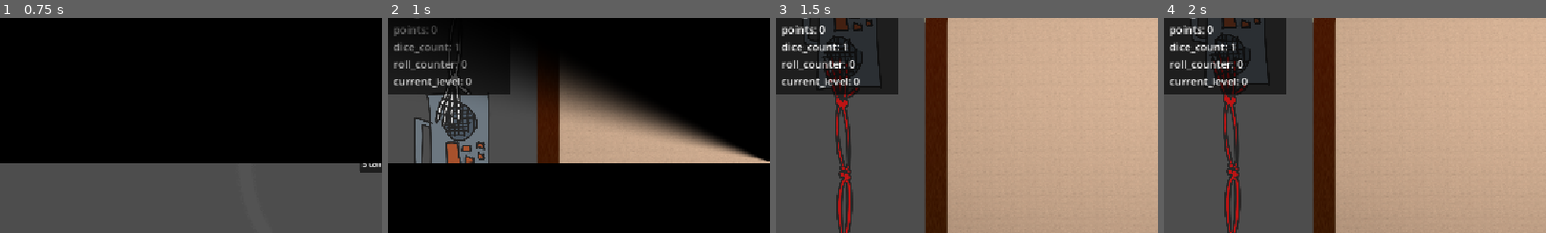
Above: before the commit, frames 1-4 (left to right).
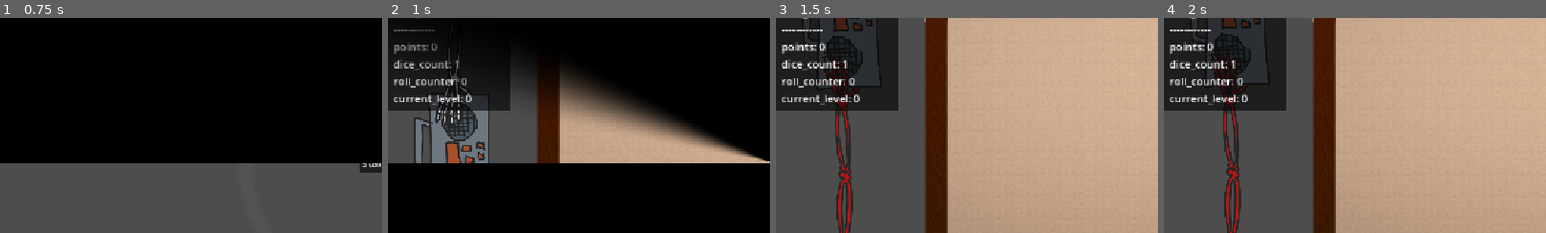
Above: after the commit, the same moments.

Repository: vhoyer/ludum_dare_60
Game: Godot game, scene res://stages/main_menu/main_menu.tscn
Two runs of this game, one before a commit and one after it. Both use one fixed random seed, a clock stepped at 60 frames per second and the inputs below.
Inputs (mouse positions are % of the whole screen's width and height, from its top left):
- Up to frame 1 (0.75 s): click "start! ,)" at 0.5 s
- Up to frame 2 (1 s): no input
- Up to frame 3 (1.5 s): move the mouse to (72, 45) at 1.27 s; hold Right (ui_right) from 1.28 s (still down); tap K at 1.35 s; click (72, 45) at 1.42 s
- Up to frame 4 (2 s): keep holding Right (ui_right)
The pictures show only the part of the screen within x 0-50%, y 16-66%; the shares and areas given below are measured in that part.

Frame 1 is identical in both runs. In frame 2, 3.5% of the frame differs, in the area x 0-32%, y 3-44%; in frame 3, 4.0%; in frame 4, 4.0%.

Commit message:
🧑‍💻 Separate level and save data on debug label

Diff:
--- a/stages/main/debug_label.gd
+++ b/stages/main/debug_label.gd
@@ -6,7 +6,7 @@
 		return
 
 	SaveManager.data.watch(self, ['points', 'current_level', 'roll_counter', 'dice_count'], func():
-		self.text = "\n".join(["""
+		self.text = "\n------------\n".join(["""
 goal_min: {goal_min}
 goal_max: {goal_max}
 dice_starting_count: {dice_starting_count}
